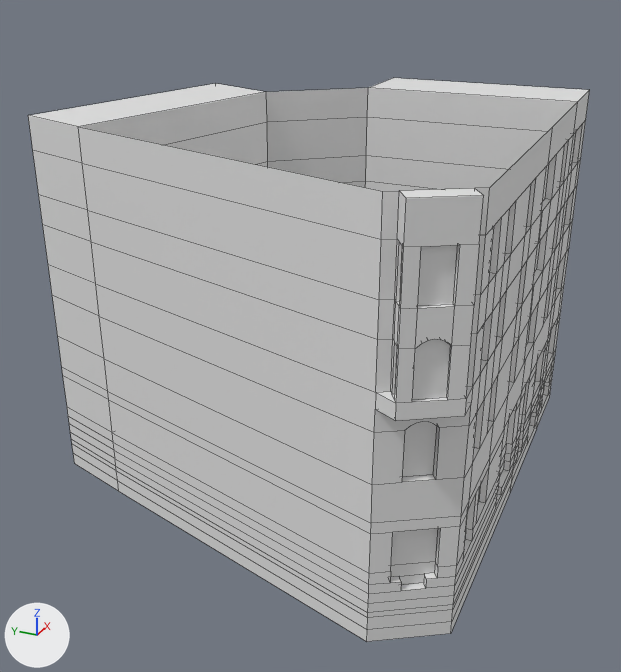
Before and after pictures for a commit that changed the Blender file Na_Roudne_105_1/Na_Roudne_105_1.blend.
Both versions are drawn from a 50 mm camera at (-13.65, -5.93, 5.95) aimed at (-0.8, -0.15, -0.47). Every picture has the same lights, and +X, +Y and +Z are marked at lower left. Mesh edges are drawn as thin lines.
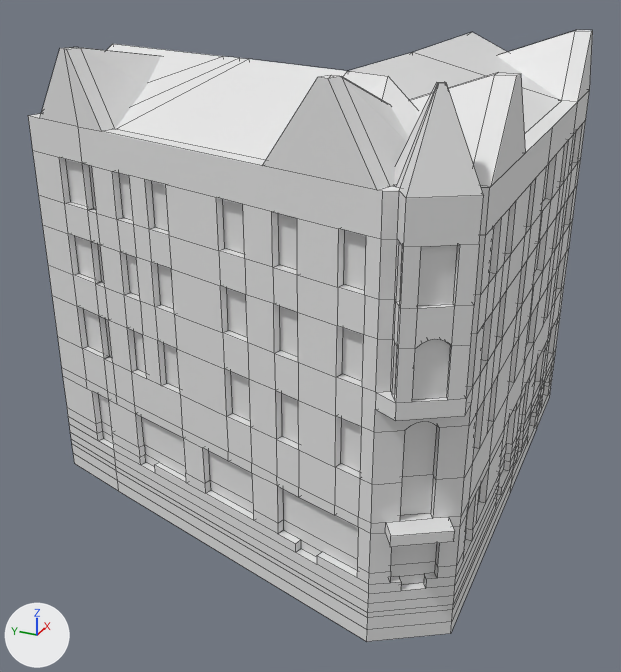
Commit message: Na Roudne 105/1

Where the change shows, as pixel boxes (x1, y1, x2, y2) in the pictures (621 x 672 px):
'Plane', reshaped (8% taller): before (28, 78, 590, 642); after (28, 30, 593, 642)
part 1 of me_plane, added: after (28, 30, 593, 603)

The change, as a list of edits to the scene's bpy script:
```text
Change me_plane:
    used by ob_plane; location = (3.01, -2.84, 0.0)
    remove me_plane.from_pydata(...)  # 611 vertices, 598 faces; spans x -7.77..1.0, y -1.0..6.96, z -3.29..3.39
    add me_plane.from_pydata(...)  # 946 vertices, 905 faces; spans x -7.77..1.0, y -1.0..6.96, z -3.29..4.56
    me_plane part 1: 335 vertices added at x -7.76..1.0, y -1.0..6.91, z -2.39..4.56
```
